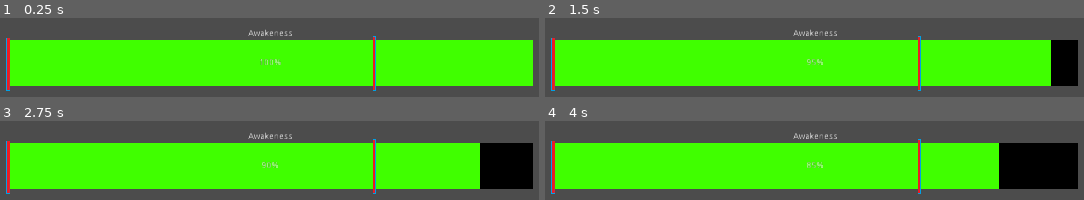
Above: before the commit, frames 1-4 (two rows, left to right).
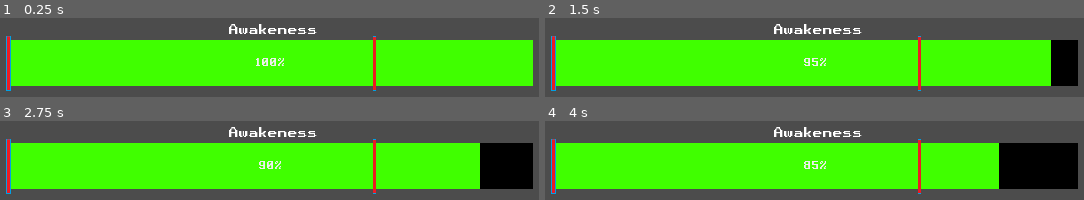
Above: after the commit, the same moments.

Repository: wet-floor/1501-final-project
Game: Godot game, scene res://testing/samuel/alarmBar.tscn
The game is run twice, just before and just after one commit, with the same random seed, the same clock (stepped at 60 frames per second) and the same inputs.
Inputs (mouse positions are in pixels of both pictures, inside the frame that each line leads up to):
- Up to frame 1 (0.25 s): no input
- Up to frame 2 (1.5 s): tap Enter at 0.5 s; move the mouse to (outside the picture) at 0.52 s; hold D (player_right) 0.53-1.28 s; hold Mouse wheel up (inv_left) 0.53-1.28 s; tap Space at 1.25 s; move the mouse to (outside the picture) at 1.27 s; hold S (player_down) from 1.28 s (still down); tap Mouse wheel down (inv_right) at 1.35 s
- Up to frame 3 (2.75 s): tap Enter at 2 s; move the mouse to (outside the picture) at 2.02 s; release S (player_down) at 2.03 s; hold D (player_right) from 2.03 s (still down); hold Mouse wheel up (inv_left) from 2.03 s (still down)
- Up to frame 4 (4 s): tap Space at 2.75 s; move the mouse to (outside the picture) at 2.77 s; release D (player_right) at 2.78 s; release Mouse wheel up (inv_left) at 2.78 s; hold W (player_up) 2.78-3.53 s; tap Mouse wheel down (inv_right) at 2.85 s; tap Enter at 3.5 s; move the mouse to (outside the picture) at 3.52 s; hold A (player_left) from 3.53 s (still down); hold Mouse wheel up (inv_left) from 3.53 s (still down)

The runs differ from the first frame. In frame 1, 1.8% of the frame differs, in the area x 1-70%, y 7-93%; in frame 2, 1.7%; in frame 3, 1.7%; in frame 4, 1.7%.

Commit message:
added TTF
font

Diff:
--- a/testing/samuel/alarmBar.tscn
+++ b/testing/samuel/alarmBar.tscn
@@ -1,13 +1,21 @@
-[gd_scene load_steps=6 format=2]
+[gd_scene load_steps=9 format=2]
 
-[ext_resource path="res://testing/samuel/alarmBar.gd" type="Script" id=1]
+[ext_resource path="res://testing/samuel/scripts and assets/alarmBar.gd" type="Script" id=1]
 [ext_resource path="res://testing/assets/redlineSprite.png" type="Texture" id=2]
+[ext_resource path="res://Retro Gaming.ttf" type="DynamicFontData" id=3]
+
+[sub_resource type="DynamicFont" id=4]
+font_data = ExtResource( 3 )
 
 [sub_resource type="StyleBoxFlat" id=1]
 bg_color = Color( 0.254902, 1, 0, 1 )
 
 [sub_resource type="StyleBoxFlat" id=2]
 bg_color = Color( 0, 0, 0, 1 )
+
+[sub_resource type="DynamicFont" id=5]
+size = 22
+font_data = ExtResource( 3 )
 
 [sub_resource type="Curve2D" id=3]
 _data = {
@@ -19,15 +27,17 @@
 margin_top = 40.0
 margin_right = 1066.0
 margin_bottom = 113.0
+custom_fonts/font = SubResource( 4 )
 custom_styles/fg = SubResource( 1 )
 custom_styles/bg = SubResource( 2 )
 script = ExtResource( 1 )
 
 [node name="Awakeness" type="Label" parent="."]
-margin_left = 361.0
-margin_top = -17.0
-margin_right = 483.0
-margin_bottom = 3.0
+margin_left = 349.0
+margin_top = -31.0
+margin_right = 500.0
+margin_bottom = -3.0
+custom_fonts/font = SubResource( 5 )
 text = "Awakeness"
 align = 1
 
@@ -39,8 +49,8 @@
 rotation = 0.00119074
 
 [node name="minAwakenessMarker" type="Sprite" parent="minMaxPath/minAwakeness"]
-position = Vector2( 2, -33 )
-scale = Vector2( 0.230769, 0.303191 )
+position = Vector2( 2.46984, -34.889 )
+scale = Vector2( 0.266911, 0.312118 )
 texture = ExtResource( 2 )
 
 [node name="maxAwakeness" type="PathFollow2D" parent="minMaxPath"]
@@ -48,8 +58,8 @@
 rotation = 0.00119074
 
 [node name="maxAwakenessMarker" type="Sprite" parent="minMaxPath/maxAwakeness"]
-position = Vector2( -1.5, -35 )
-scale = Vector2( 0.192308, 0.312057 )
+position = Vector2( -1.05454, -35.0005 )
+scale = Vector2( 0.226574, 0.312061 )
 texture = ExtResource( 2 )
 
 [node name="awakenessTimer" type="Timer" parent="."]
--- /dev/null
+++ b/testing/samuel/healthBar.tscn
@@ -0,0 +1,41 @@
+[gd_scene load_steps=8 format=2]
+
+[ext_resource path="res://testing/samuel/scripts and assets/healthBar.gd" type="Script" id=1]
+[ext_resource path="res://Retro Gaming.ttf" type="DynamicFontData" id=2]
+[ext_resource path="res://testing/samuel/scripts and assets/rectangle-transparent-black-outline-of-box-11562876432h8xw61bqb4-modified.png" type="Texture" id=3]
+
+[sub_resource type="DynamicFont" id=1]
+font_data = ExtResource( 2 )
+
+[sub_resource type="StyleBoxFlat" id=2]
+bg_color = Color( 0.141176, 0.788235, 0, 1 )
+
+[sub_resource type="StyleBoxFlat" id=3]
+bg_color = Color( 0, 0, 0, 1 )
+
+[sub_resource type="DynamicFont" id=4]
+size = 17
+font_data = ExtResource( 2 )
+
+[node name="healthBar" type="ProgressBar"]
+margin_left = 17.0
+margin_top = 33.0
+margin_right = 444.0
+margin_bottom = 88.0
+custom_fonts/font = SubResource( 1 )
+custom_styles/fg = SubResource( 2 )
+custom_styles/bg = SubResource( 3 )
+script = ExtResource( 1 )
+
+[node name="healthBarLabel" type="Label" parent="."]
+margin_left = 175.0
+margin_top = -26.0
+margin_right = 250.0
+margin_bottom = -1.0
+custom_fonts/font = SubResource( 4 )
+text = "Health"
+
+[node name="Sprite" type="Sprite" parent="."]
+position = Vector2( 213.75, 27 )
+scale = Vector2( 1.0035, 1 )
+texture = ExtResource( 3 )
--- a/testing/samuel/positionVector2D.tscn
+++ b/testing/samuel/positionVector2D.tscn
@@ -1,6 +1,6 @@
 [gd_scene load_steps=2 format=2]
 
-[ext_resource path="res://testing/samuel/positionVector2D.gd" type="Script" id=1]
+[ext_resource path="res://testing/samuel/scripts and assets/positionVector2D.gd" type="Script" id=1]
 
 [node name="positionVector2D" type="Position2D"]
 script = ExtResource( 1 )
--- a/testing/samuel/alarmBar.gd
+++ b/testing/samuel/scripts and assets/alarmBar.gd
@@ -1,9 +1,12 @@
 extends ProgressBar
-
+# Default starting percent
 var percent = 100;
+# Minimum percent, need to be higher than this
 var min_percent = 0;
+# Max percent, need to be under this
 var max_percent = 70;
 var completion = 0;
+# Marks each stage as complete so it doesn't run it multiple times
 var stage1Complete = false;
 var stage2Complete = false;
 var stage3Complete = false;
@@ -41,7 +44,7 @@
 		# Level ending code here
 		print("win")
 		pass
-	# Print
+	# Print testing (delete when finished)
 	print("percent: " + str(percent));
 	print("completion: " + str(completion));
 	print("max unit offset: " + str($minMaxPath/maxAwakeness.unit_offset))
@@ -51,6 +54,7 @@
 func stage1():
 	min_percent = 20
 	max_percent = 60
+	# Changes the markers
 	$minMaxPath/minAwakeness.unit_offset = (0.2);
 	$minMaxPath/maxAwakeness.unit_offset = (0.6);
 	pass
@@ -58,6 +62,7 @@
 func stage2():
 	min_percent = 50
 	max_percent = 80
+	# Changes the markers
 	$minMaxPath/minAwakeness.unit_offset = (0.5);
 	$minMaxPath/maxAwakeness.unit_offset = (0.8);
 	pass
@@ -65,6 +70,7 @@
 func stage3():
 	min_percent = 80
 	max_percent = 100
+	# Changes the markers
 	$minMaxPath/minAwakeness.unit_offset = (0.8);
 	$minMaxPath/maxAwakeness.unit_offset = (1);
 	pass
--- /dev/null
+++ b/testing/samuel/scripts and assets/healthBar.gd
@@ -0,0 +1,15 @@
+extends ProgressBar
+# Default starting percent
+var percent = 100;
+
+# Called when the node enters the scene tree for the first time.
+func _ready():
+	value = percent;
+	# hide();
+
+func _show_bar():
+	show();
+
+func _process(delta):
+	# Each frame change bar value to the percent
+	value = percent;
Binary file added: Retro Gaming.ttf
Renamed: testing/samuel/positionVector2D.gd -> testing/samuel/scripts and assets/positionVector2D.gd
Binary file added: testing/samuel/scripts and assets/rectangle-transparent-black-outline-of-box-11562876432h8xw61bqb4-modified.png
Not shown, added: testing/samuel/scripts and assets/rectangle-transparent-black-outline-of-box-11562876432h8xw61bqb4-modified.png.import
